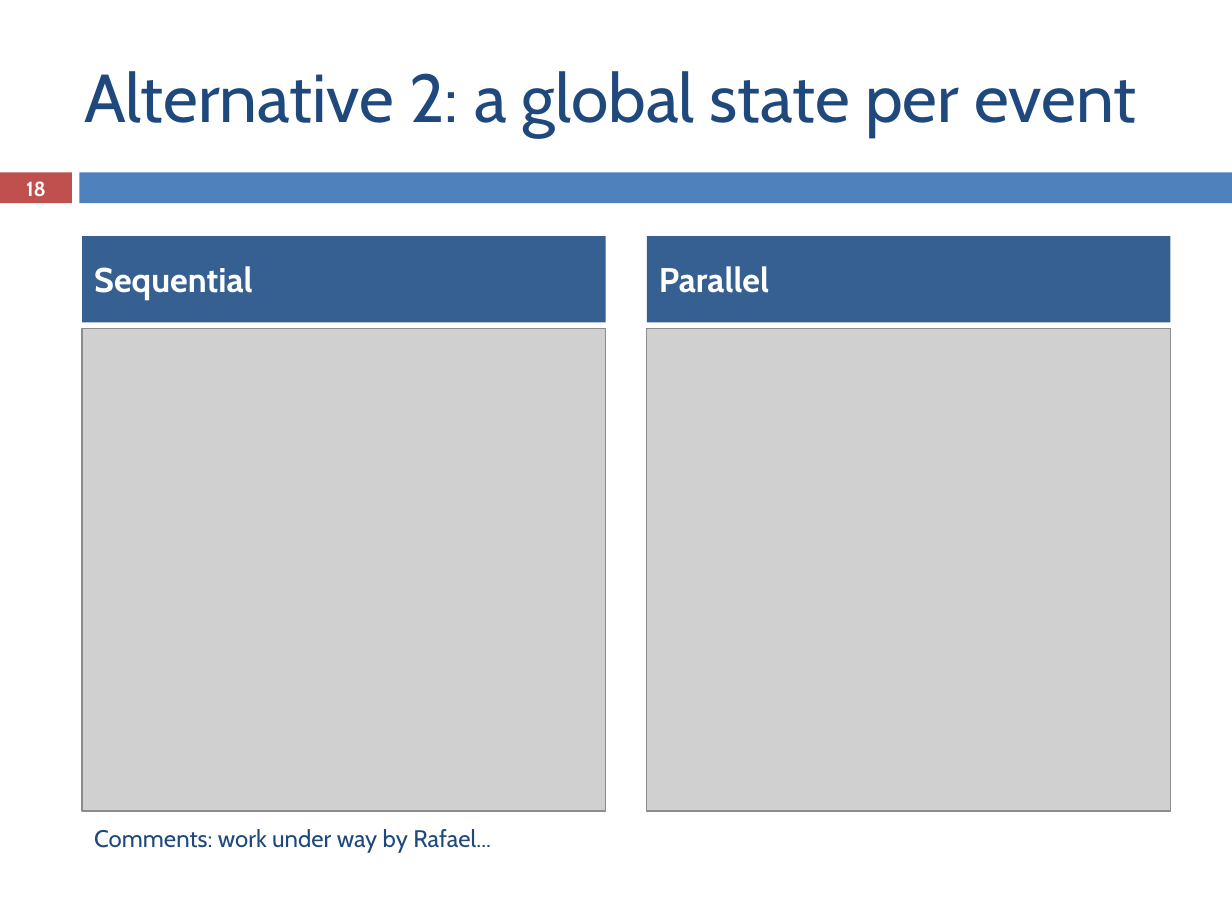
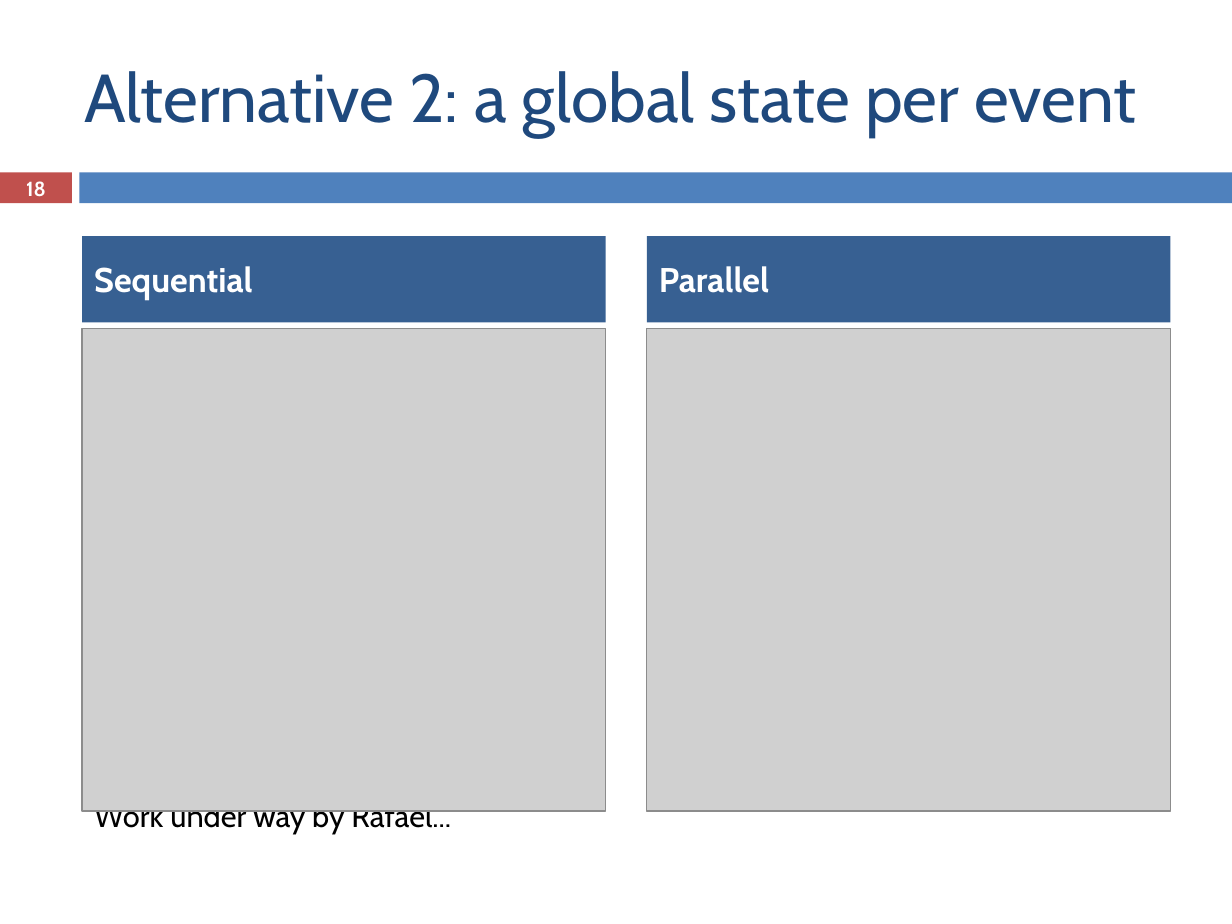
Before and after one commit to ampereira/mscthesis-liptool, a slide deck: slide 18 of doc/partial presentation/partial_presentation.pptx. Drawn at 1232x924 pixels with LibreOffice and Linux fonts; fonts in the diff are those of the drawing; grey boxes stand for pictures. Boxes give left, top, right and bottom in pixels: in the first picture for what was removed or moved away, otherwise in the second. Text is boxed around its words. In the diff, an @@ line names an element or a change of style, - is before the commit and + after.

```diff
--- a/doc/partial presentation/partial_presentation.pptx
+++ b/doc/partial presentation/partial_presentation.pptx
@@ text at (94,810,451,834): text changed; size 14 to 18 pt; text colour #1F497D to #000000 @@
-Comments: work under way by Rafael...
+Work under way by Rafael...
```
Also in this commit, not shown: 4 other slides changed, 4 other files.
